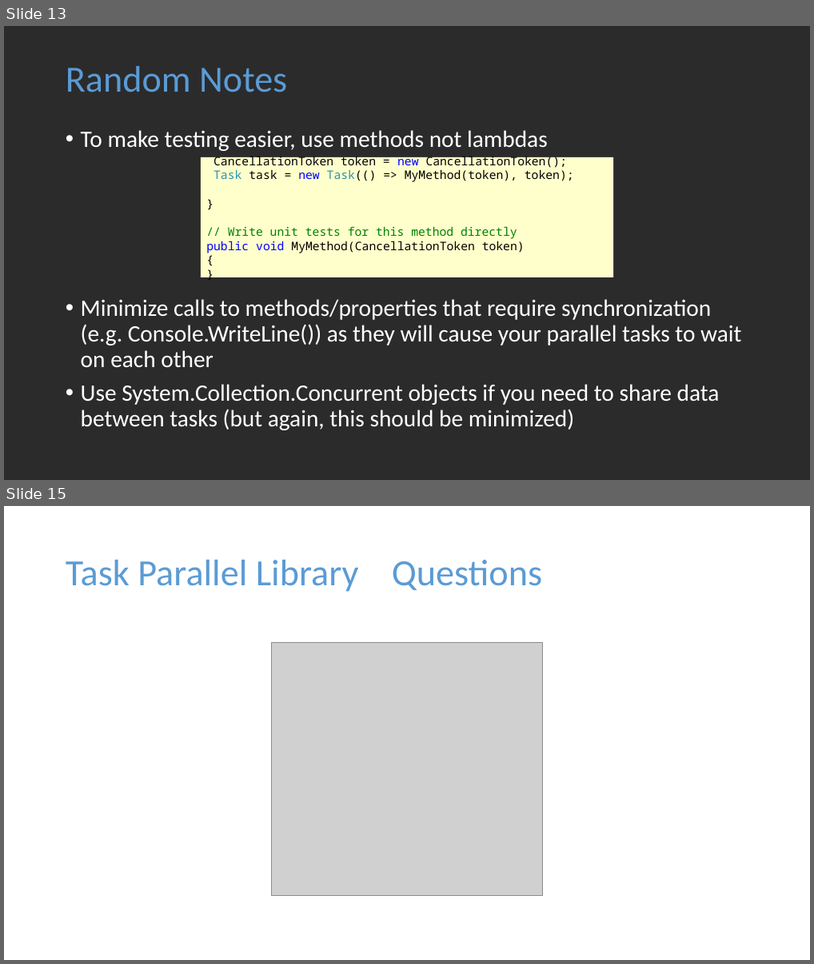
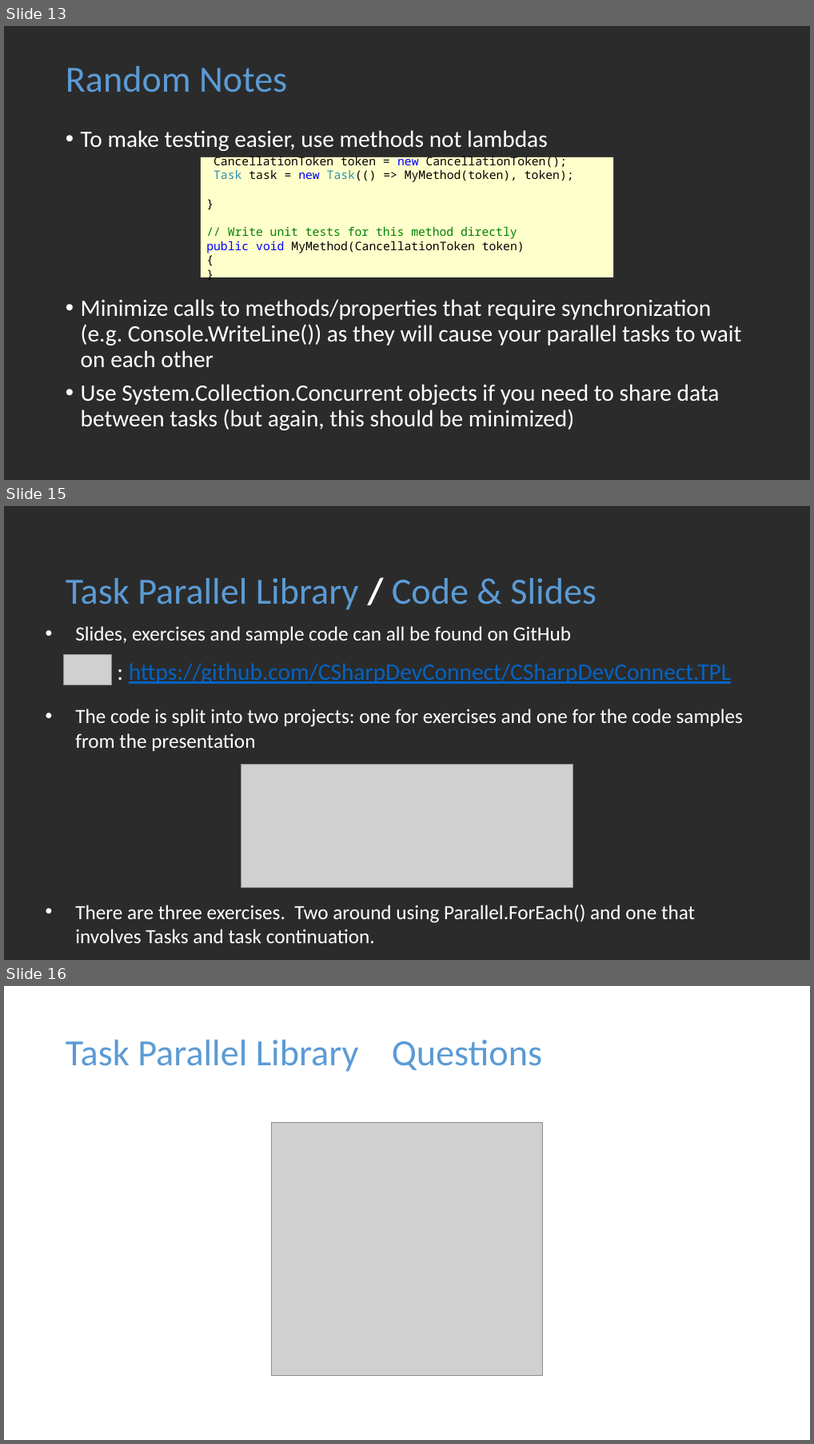
Before and after one commit to CSharpDevConnect/CSharpDevConnect.TPL, a slide deck: DevConnect-TPL.pptx. Shown one above the other, each under a label of ours: slides 13 and 15 before the commit, slides 13, 15 and 16 after it; the slides between them are not shown. The pictures are 814x964 and 814x1444 pixels, drawn with LibreOffice and Linux fonts; fonts in the diff are those of the drawing; grey boxes stand for pictures; background and template pictures are left out; a plain dark background stands for a picture behind light text. Boxes give left, top, right and bottom in pixels: in the first picture for what was removed or moved away, otherwise in the second. Text is boxed around its words. In the diff, an @@ line names an element or a change of style, - is before the commit and + after.

```diff
--- a/DevConnect-TPL.pptx
+++ b/DevConnect-TPL.pptx
@@ slide 15 added at box(4, 506, 810, 960), background picture (left out) @@
@@ title added at box(66, 578, 597, 610), 44 pt, text #5B9BD5 @@
+Task Parallel Library / Code & Slides
@@ text added at box(75, 626, 571, 644), 24 pt, text #FFFFFF @@
+• Slides, exercises and sample code can all be found on GitHub
@@ picture added at box(64, 654, 111, 685) @@
@@ text added at box(129, 663, 731, 684), 28 pt, text #0563C1, underline @@
+: https://github.com/CSharpDevConnect/CSharpDevConnect.TPL
@@ text added at box(75, 708, 743, 751), 24 pt, text #FFFFFF @@
+• The code is split into two projects: one for exercises and one for the code samples from the presentation
@@ picture added at box(241, 764, 574, 887) @@
@@ text added at box(75, 904, 695, 943), 24 pt, text #FFFFFF @@
+• There are three exercises. Two around using Parallel.ForEach() and one that involves Tasks and task continuation.
@@ what was slide 15 is now slide 16 @@
```
Also in this commit, not shown: 7 slides changed.
